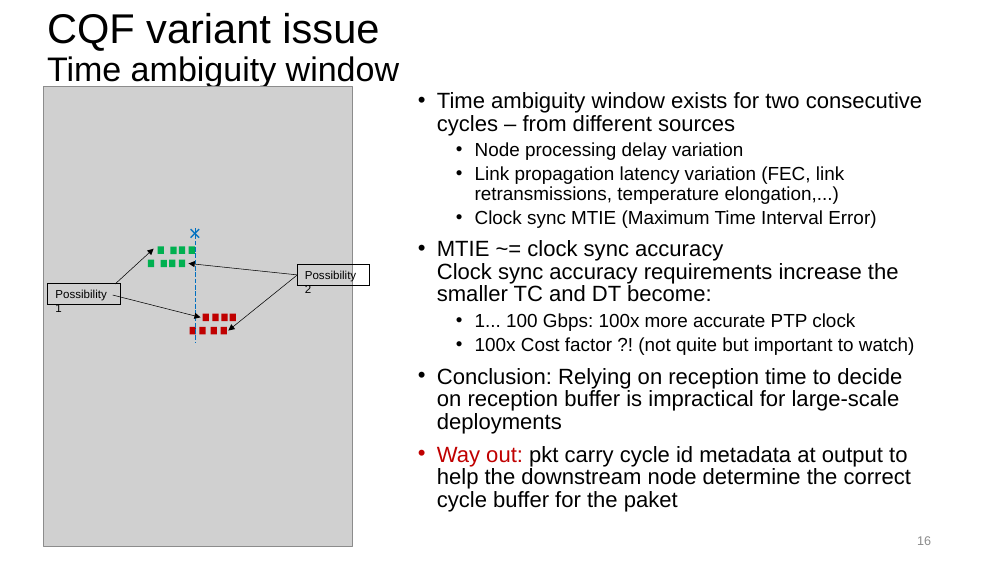
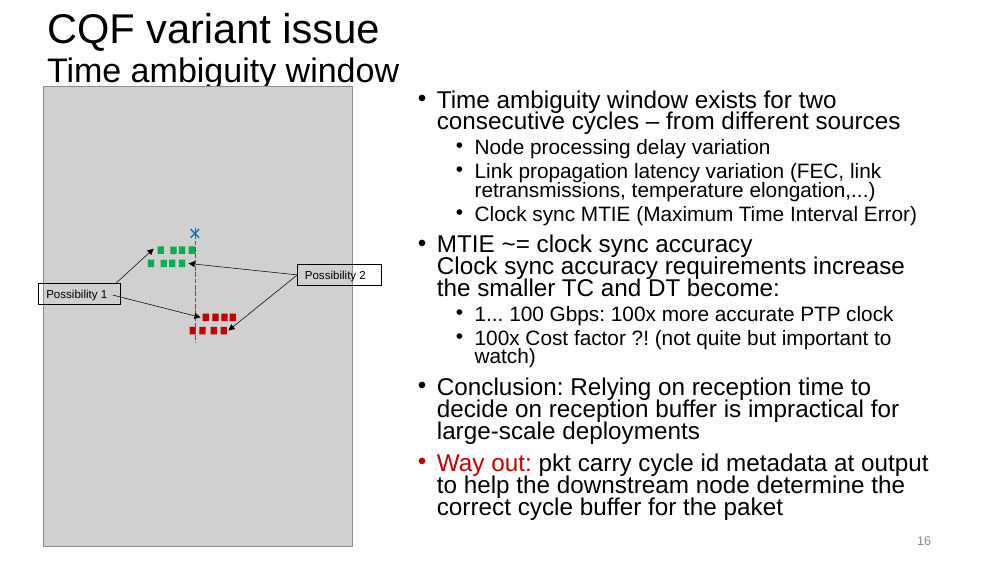
Before and after one commit to toerless/detnet, a slide deck: slide 16 of tcqf-slides.pptx. Drawn at 1008x567 pixels with LibreOffice and Linux fonts; fonts in the diff are those of the drawing; grey boxes stand for pictures. Boxes give left, top, right and bottom in pixels: in the first picture for what was removed or moved away, otherwise in the second. Text is boxed around its words. In the diff, an @@ line names an element or a change of style, - is before the commit and + after.

```diff
--- a/tcqf-slides.pptx
+++ b/tcqf-slides.pptx
@@ title "CQF variant issue Time ambiguity ..." at (47, 13, 399, 88): line spacing 0.88 to 0.9 @@
@@ text "Time ambiguity window exists for ..." at (437, 139, 928, 520): size 21 to 23.1 pt in "Time ambiguity window exists for two consecutive ...", "MTIE ~= clock sync accuracy Clock sync ...", "Conclusion: Relying on reception time to decide ...", "Way out: pkt carry cycle id metadata ..."; size 18 to 19.8 pt in "Node processing delay variation", "Link propagation latency variation (FEC, link retransmission ...", "Clock sync MTIE (Maximum Time Interval Error)", "1... 100 Gbps: 100x more accurate PTP ..." and 1 more places; line spacing 0.85 to 0.75 @@
@@ rectangle "Possibility 2": place and size @@
-rectangle "Possibility 2" at (297, 264, 370, 286)
+rectangle "Possibility 2" at (297, 264, 381, 286)
@@ rectangle "Possibility 1": place and size @@
-rectangle "Possibility 1" at (48, 284, 120, 306)
+rectangle "Possibility 1" at (39, 284, 120, 306)
```
Also in this commit, not shown: 9 other slides changed.
